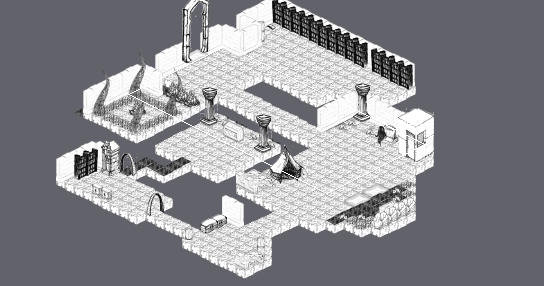
An edit to a level. Tiled map, src/main/resources/maps/dungeon2.tmx. Above, an overview of the earlier version with the close-up marked.
Close-up. Earlier state:
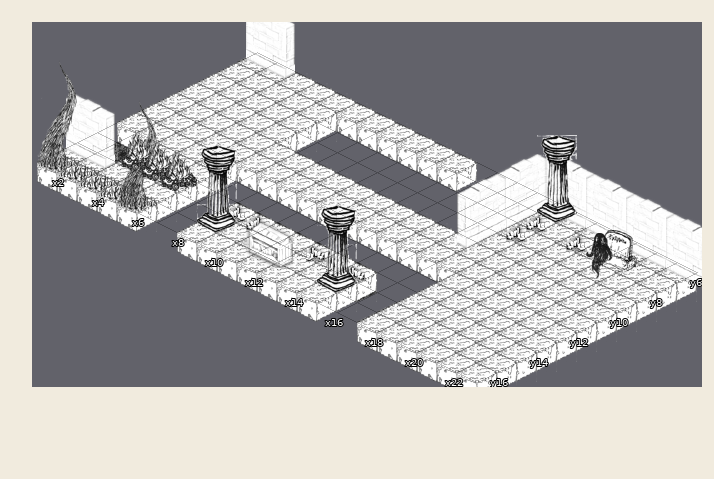
Cells are 64x32 px. Isometric: x runs down to the right, y down to the left. Shown: x 1..22, y 6..16. The commit also changed other parts of the map, which this record leaves out.
After the commit:
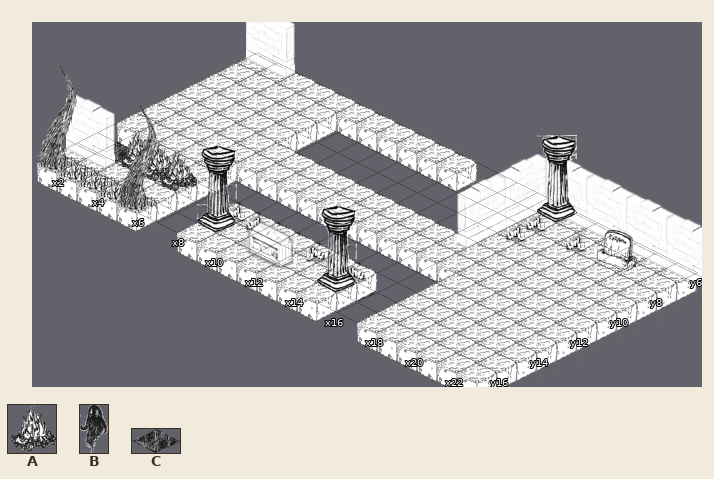
Key: from "campfire1": A 0; from "ghost1": B 0; from "tile2": C 0.
_ is an empty cell.
Tiles replaced or removed in this view: A, B.
What changed:
Changed rows in their new state; . is an unchanged cell.
Layer "terrain_layer":
first column x 3:
14 CC
Layer "layer3":
first column x 3:
14 AA
Layer "layer4":
first column x 20:
 8 _
first column x 3:
14 __
Changed places in both close-ups, as pixel boxes (x1, y1, x2, y2):
changed: (118, 144, 156, 178)
removed: (586, 236, 613, 279)
